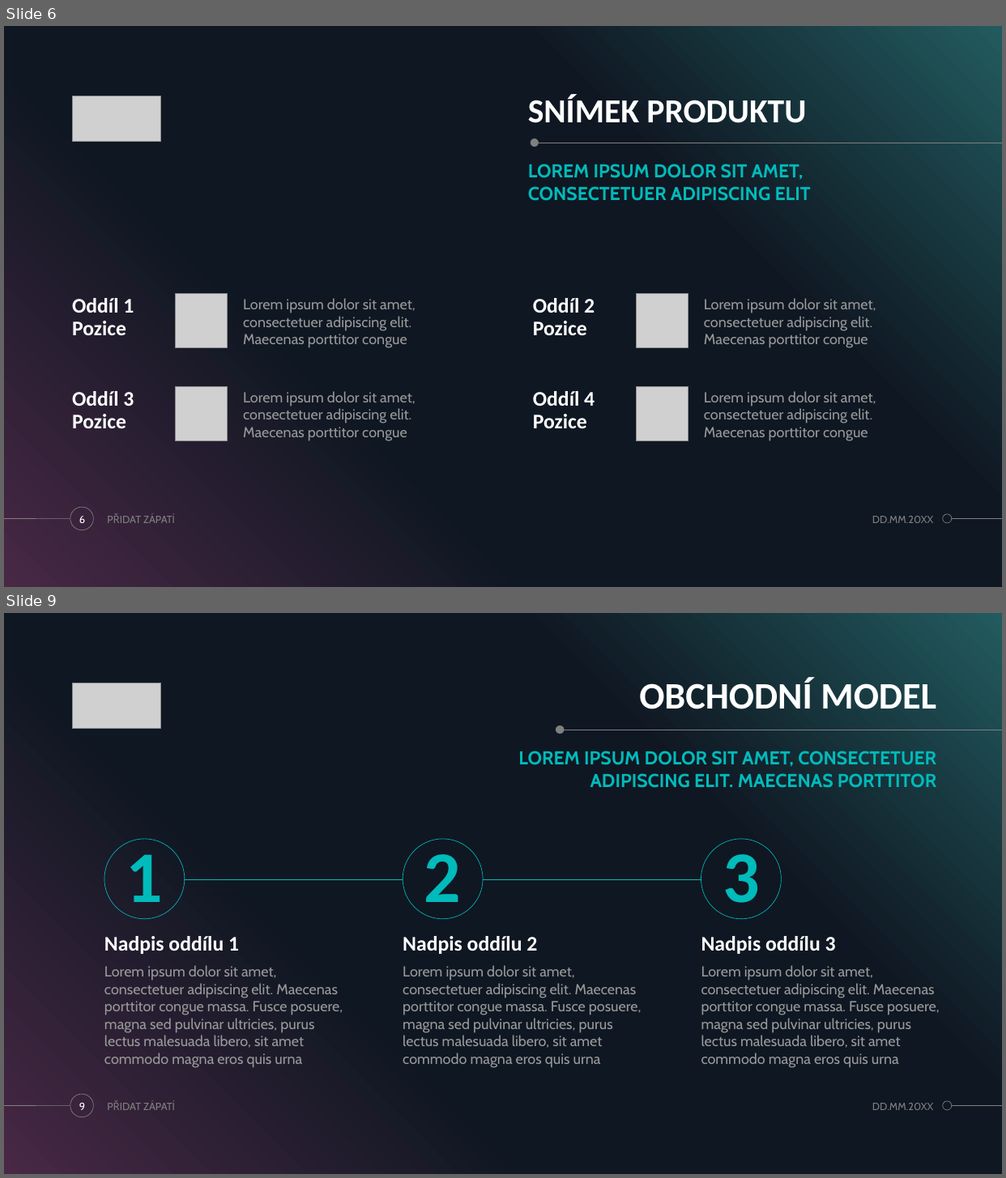
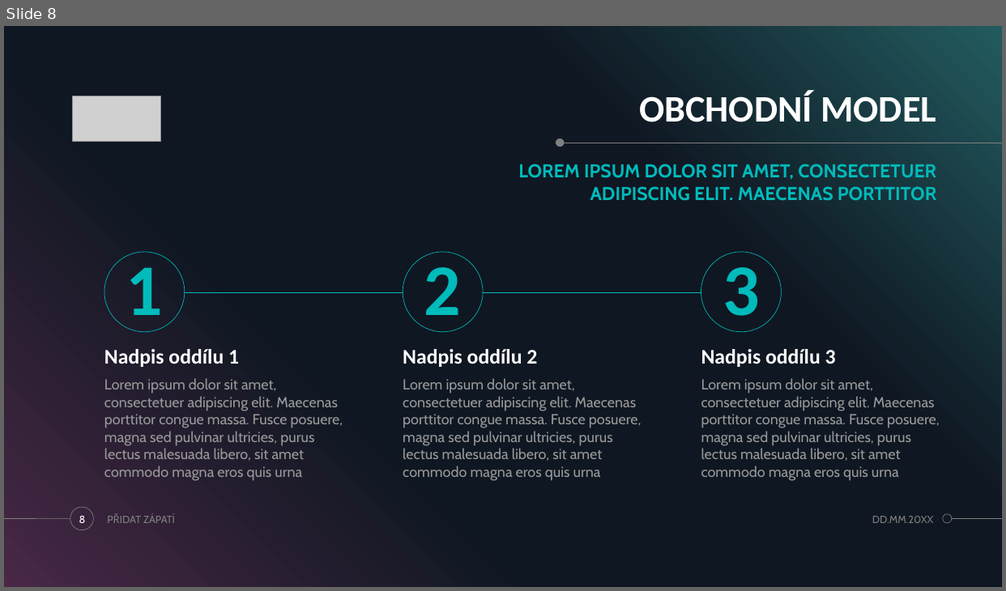
Before and after one commit to OpecenaPalacinka/UUR, a slide deck: Casomira/Prezentace casomiry.pptx. Shown one above the other, each under a label of ours: slides 6 and 9 before the commit, slide 8 after it; the slides between them are not shown. The pictures are 1006x1178 and 1006x591 pixels, drawn with LibreOffice and Linux fonts; fonts in the diff are those of the drawing; grey boxes stand for pictures. Boxes give left, top, right and bottom in pixels: in the first picture for what was removed or moved away, otherwise in the second. Text is boxed around its words. In the diff, an @@ line names an element or a change of style, - is before the commit and + after.

```diff
--- a/Casomira/Prezentace casomiry.pptx
+++ b/Casomira/Prezentace casomiry.pptx
@@ slide 6 removed at <box>4,26,1002,587</box>, background #000000; not listed: 5 template elements that a slide beside it also shows @@
@@ picture removed at <box>72,96,160,141</box> @@
@@ title removed at <box>528,95,806,123</box> @@
-SNÍMEK PRODUKTU
@@ ellipse removed at <box>530,139,539,147</box> @@
@@ line removed from (1002, 143) to (537, 143) @@
@@ text removed at <box>528,164,811,201</box> @@
-LOREM IPSUM DOLOR SIT AMET, CONSECTETUER ADIPISCING ELIT
@@ text removed at <box>72,298,134,335</box> @@
-Oddíl 1
-Pozice
@@ picture removed at <box>176,294,228,348</box> @@
@@ text removed at <box>243,298,415,348</box> @@
-Lorem ipsum dolor sit amet, consectetuer adipiscing elit. Maecenas porttitor congue
@@ text removed at <box>533,298,594,335</box> @@
-Oddíl 2
-Pozice
@@ picture removed at <box>636,294,688,348</box> @@
@@ text removed at <box>704,298,876,348</box> @@
-Lorem ipsum dolor sit amet, consectetuer adipiscing elit. Maecenas porttitor congue
@@ picture removed at <box>176,386,228,441</box> @@
@@ picture removed at <box>636,386,688,441</box> @@
@@ text removed at <box>72,391,134,429</box> @@
-Oddíl 3
-Pozice
@@ text removed at <box>243,391,415,442</box> @@
-Lorem ipsum dolor sit amet, consectetuer adipiscing elit. Maecenas porttitor congue
@@ text removed at <box>533,391,594,429</box> @@
-Oddíl 4
-Pozice
@@ text removed at <box>704,391,876,442</box> @@
-Lorem ipsum dolor sit amet, consectetuer adipiscing elit. Maecenas porttitor congue
@@ page number removed at <box>79,516,85,523</box> @@
-6
@@ text removed at <box>143,514,175,523</box> @@
-PŘIDAT ZÁPATÍ
@@ text removed at <box>872,516,933,523</box> @@
-DD.MM.20XX
@@ what was slide 9 is now slide 8 @@
@@ page number at <box>79,516,86,523</box>: text changed @@
-9
+8
```
Also in this commit, not shown: 7 slides added, 7 other slides removed, 2 other files.
